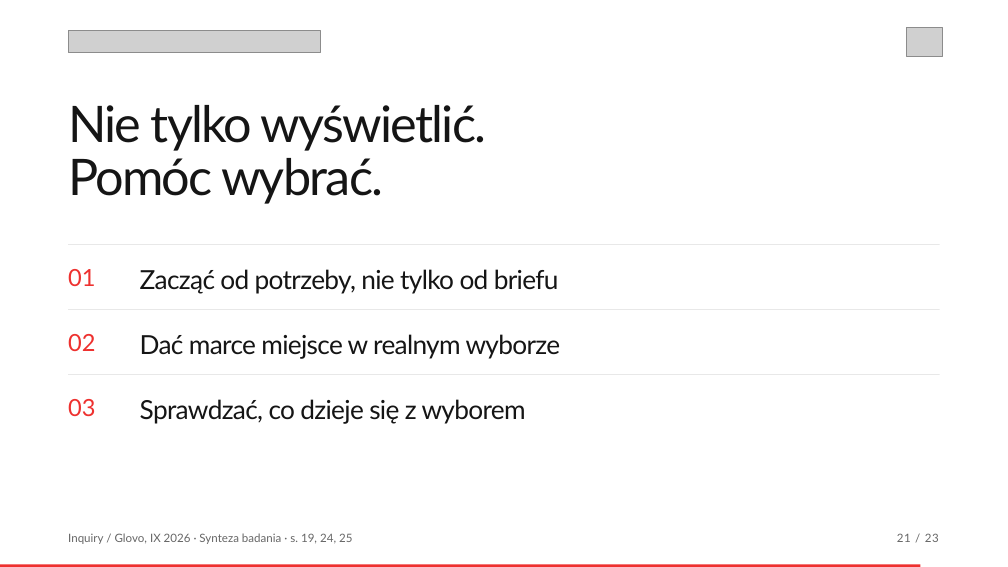
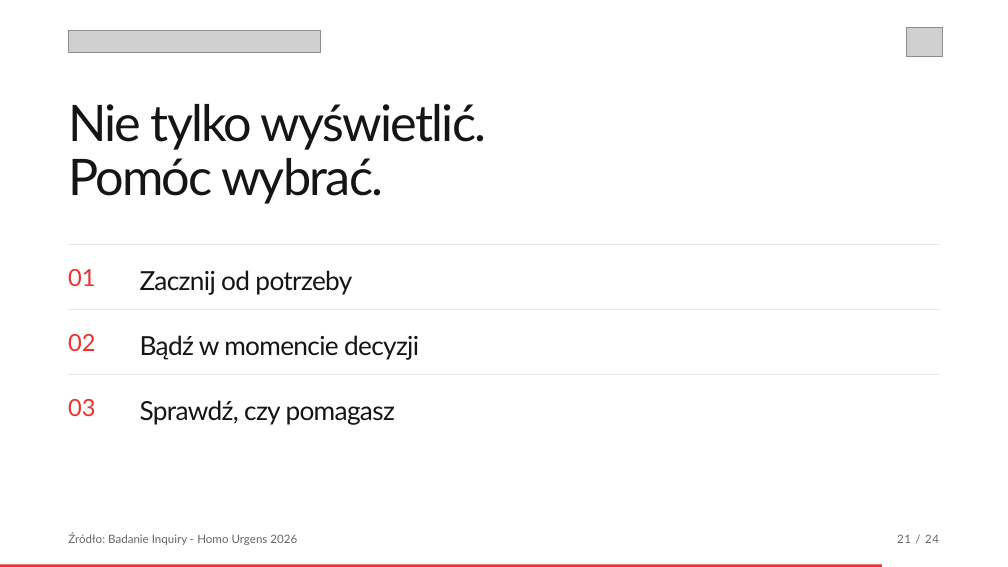
Before and after one commit to arkjel/homo-urgents-presentation, a slide deck: slide 21 of exports/Homo-Urgens-Google.pptx. Drawn at 1008x567 pixels with LibreOffice and Linux fonts; fonts in the diff are those of the drawing; grey boxes stand for pictures. Boxes give left, top, right and bottom in pixels: in the first picture for what was removed or moved away, otherwise in the second. Text is boxed around its words. In the diff, an @@ line names an element or a change of style, - is before the commit and + after.

```diff
--- a/exports/Homo-Urgens-Google.pptx
+++ b/exports/Homo-Urgens-Google.pptx
@@ text at <box>140,270,352,295</box>: text changed @@
-Zacząć od potrzeby, nie tylko od briefu
+Zacznij od potrzeby
@@ text at <box>140,335,419,360</box>: text changed @@
-Dać marce miejsce w realnym wyborze
+Bądź w momencie decyzji
@@ text at <box>140,400,395,425</box>: text changed @@
-Sprawdzać, co dzieje się z wyborem
+Sprawdź, czy pomagasz
@@ text at <box>68,533,297,545</box>: text changed @@
-Inquiry / Glovo, IX 2026 · Synteza badania · s. 19, 24, 25
+Źródło: Badanie Inquiry - Homo Urgens 2026
@@ text at <box>897,534,939,543</box>: text changed @@
-21 / 23
+21 / 24
@@ rectangle: place and size @@
-rectangle at <box>0,565,920,567</box>
+rectangle at <box>0,565,882,567</box>
```
Also in this commit, not shown: 17 other slides changed, 4 slides added, 3 slides removed, 1 other file.
